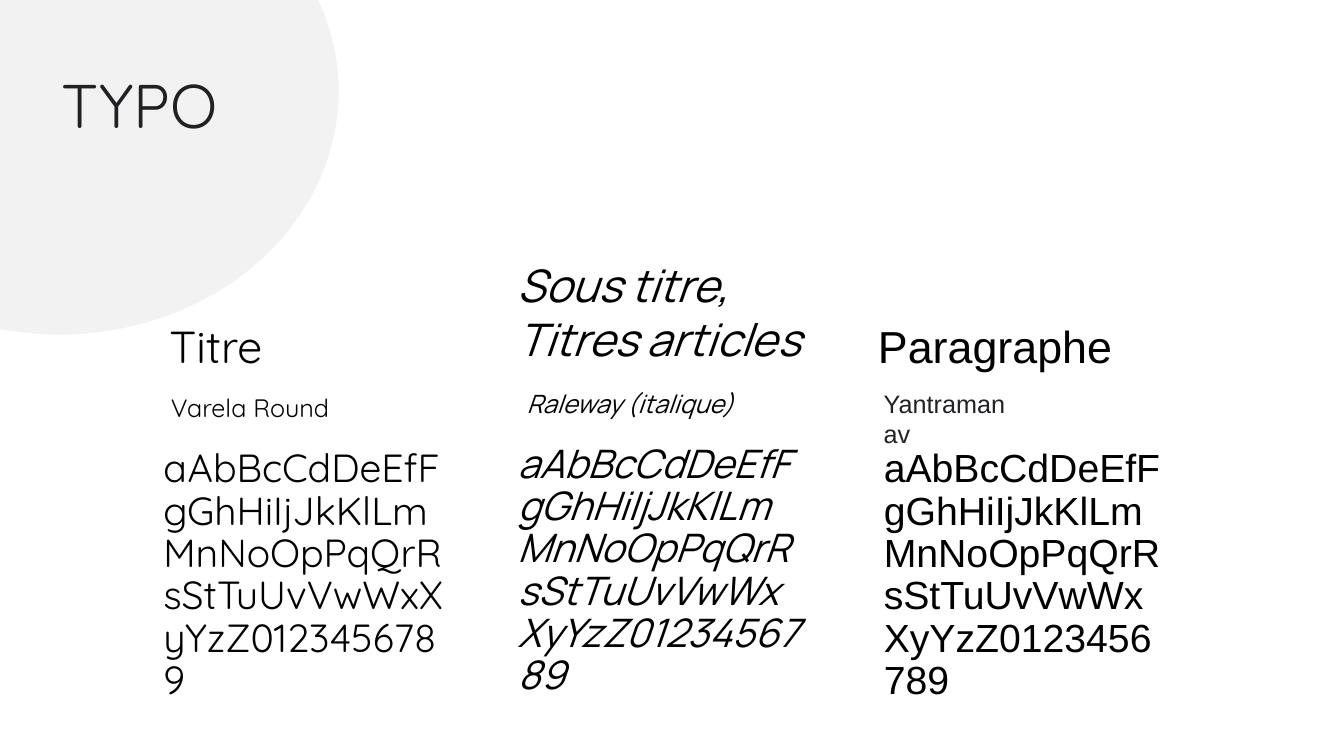
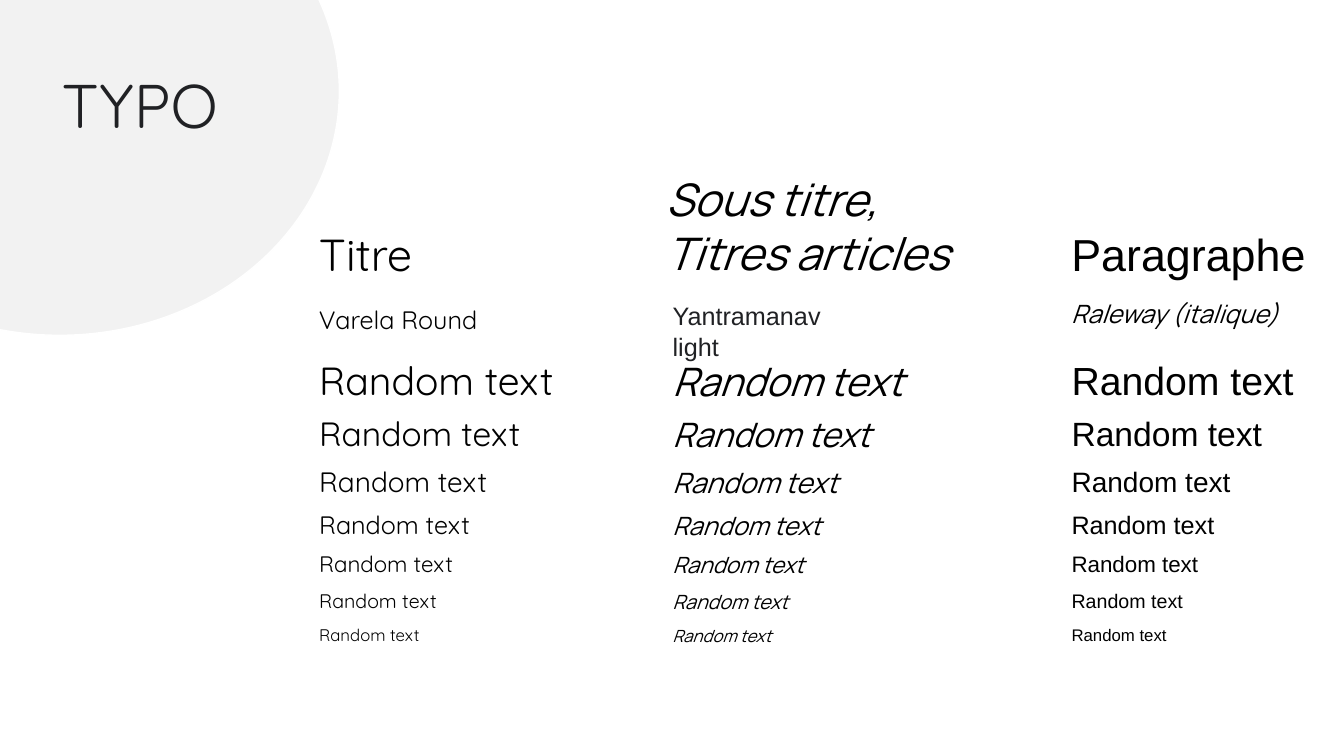
Before and after one commit to Fire-Owl/herve-gael, a slide deck: slide 1 of dossier-conception/charte-graphique.pptx. Drawn at 1344x756 pixels with LibreOffice and Linux fonts; fonts in the diff are those of the drawing. Boxes give left, top, right and bottom in pixels: in the first picture for what was removed or moved away, otherwise in the second. Text is boxed around its words. In the diff, an @@ line names an element or a change of style, - is before the commit and + after.

```diff
--- a/dossier-conception/charte-graphique.pptx
+++ b/dossier-conception/charte-graphique.pptx
@@ text "Sous titre,": place and size @@
-text "Sous titre," at <box>517,269,801,357</box>
+text "Sous titre," at <box>666,183,949,271</box>
@@ text "Titre": place and size @@
-text "Titre" at <box>169,331,262,364</box>
+text "Titre" at <box>319,239,412,272</box>
@@ text "Paragraphe": place and size @@
-text "Paragraphe" at <box>878,330,1112,372</box>
+text "Paragraphe" at <box>1071,238,1305,280</box>
@@ text "Varela Round": place and size @@
-text "Varela Round" at <box>171,398,329,418</box>
+text "Varela Round" at <box>319,310,477,330</box>
@@ text "Raleway (italique)": place and size @@
-text "Raleway (italique)" at <box>527,392,734,419</box>
+text "Raleway (italique)" at <box>1071,302,1279,329</box>
@@ text at <box>673,307,821,361</box>: text changed @@
-Yantramanav
+Yantramanav light
@@ text added at <box>673,357,902,643</box>, 28 pt, text #000000, italic @@
+Random text
+Random text
+Random text
+Random text
+Random text
+Random text
+Random text
@@ text at <box>319,366,554,641</box>: text changed @@
-aAbBcCdDeEfFgGhHiIjJkKlLmMnNoOpPqQrRsStTuUvVwWxXyYzZ0123456789
+Random text
+Random text
+Random text
+Random text
+Random text
+Random text
+Random text
@@ text removed at <box>508,378,811,756</box> @@
-aAbBcCdDeEfFgGhHiIjJkKlLmMnNoOpPqQrRsStTuUvVwWxXyYzZ0123456789
@@ text removed at <box>874,383,1177,756</box> @@
-aAbBcCdDeEfFgGhHiIjJkKlLmMnNoOpPqQrRsStTuUvVwWxXyYzZ0123456789
@@ text added at <box>1072,366,1293,641</box>, 28 pt, text #000000 @@
+Random text
+Random text
+Random text
+Random text
+Random text
+Random text
+Random text
```
Also in this commit, not shown: 1 other slide changed, 5 other files.
